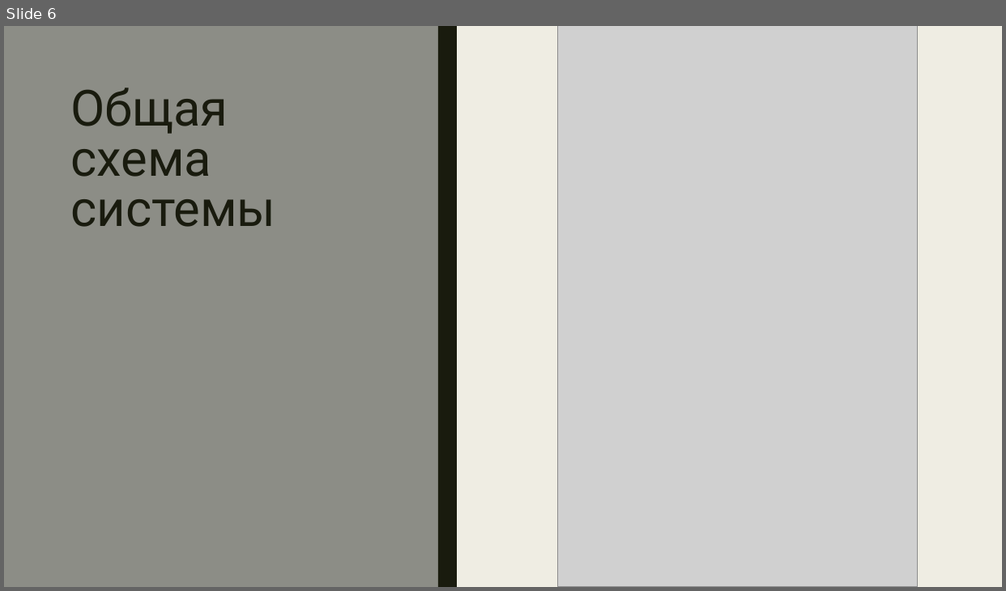
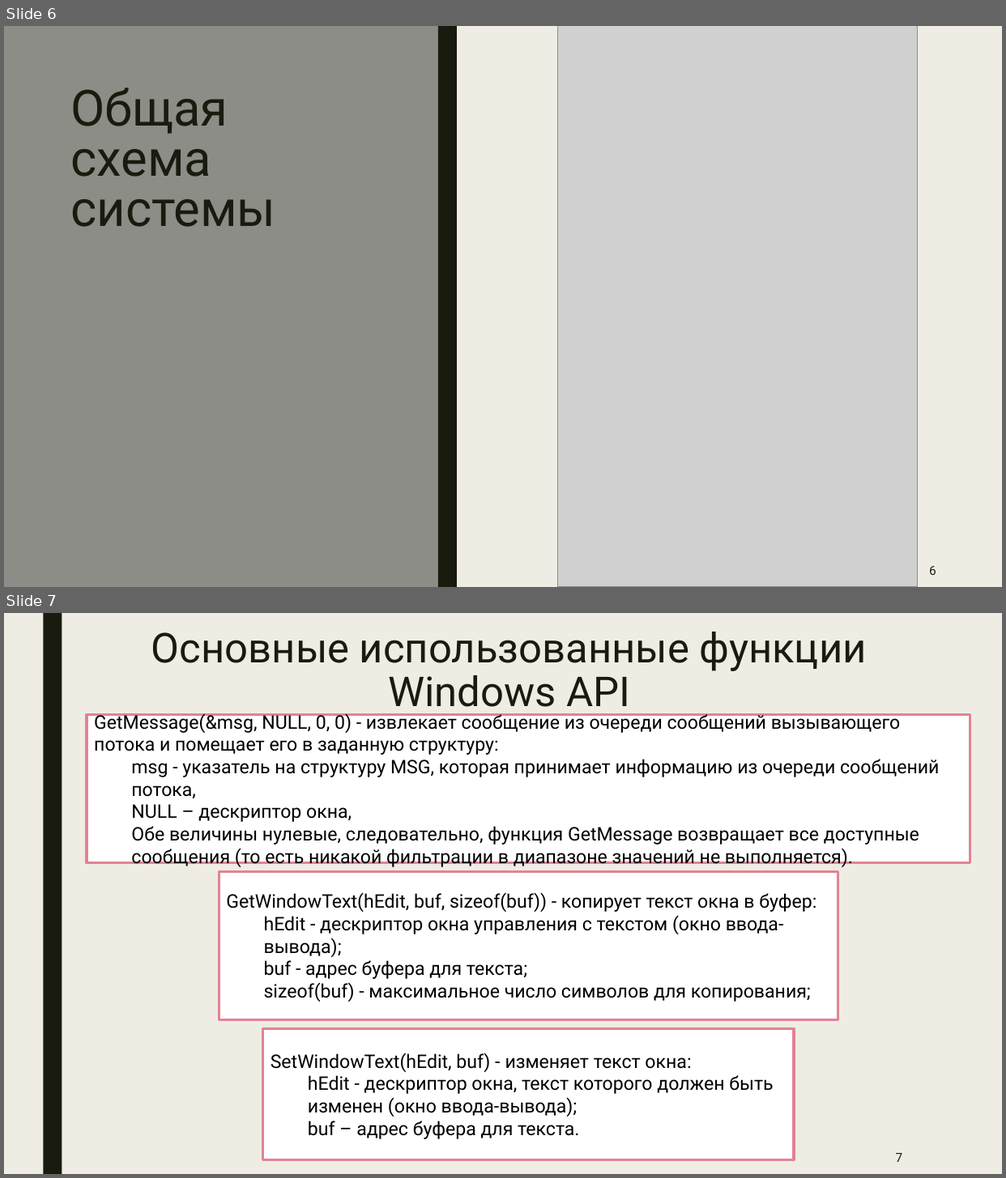
Before and after one commit to romankuz19/-, a slide deck: Презентация для защиты курсовой.pptx. Shown one above the other, each under a label of ours: slide 6 before the commit, slides 6 and 7 after it. The pictures are 1006x591 and 1006x1178 pixels, drawn with LibreOffice and Linux fonts; fonts in the diff are those of the drawing; grey boxes stand for pictures. Boxes give left, top, right and bottom in pixels: in the first picture for what was removed or moved away, otherwise in the second. Text is boxed around its words. In the diff, an @@ line names an element or a change of style, - is before the commit and + after.

```diff
--- a/Презентация для защиты курсовой.pptx
+++ b/Презентация для защиты курсовой.pptx
@@ slide 7 added at box(4, 613, 1002, 1174), background #EFEDE3 @@
@@ rectangle added at box(43, 613, 62, 1174), fill #191B0E @@
@@ title added at box(151, 632, 867, 716), 39.6 pt, text #191B0E @@
+Основные использованные функции Windows API
@@ rectangle added at box(87, 715, 970, 863), fill #FFFFFF, outline #E28394 2.75 pt, 18 pt, text #000000 @@
+GetMessage(&msg, NULL, 0, 0) - извлекает сообщение из очереди сообщений вызывающего потока и помещает его в заданную структуру:
+  msg - указатель на структуру MSG, которая принимает информацию из очереди сообщений потока,
+  NULL – дескриптор окна,
+  Обе величины нулевые, следовательно, функция GetMessage возвращает все доступные сообщения (то есть никакой фильтрации в диапазоне значений не выполняется).
@@ rectangle added at box(219, 872, 838, 1020), fill #FFFFFF, outline #E28394 2.75 pt, 18 pt, text #000000 @@
+GetWindowText(hEdit, buf, sizeof(buf)) - копирует текст окна в буфер:
+  hEdit - дескриптор окна управления с текстом (окно ввода-вывода);
+  buf - адрес буфера для текста;
+sizeof(buf) - максимальное число символов для копирования;
@@ rectangle added at box(263, 1029, 794, 1161), fill #FFFFFF, outline #E28394 2.75 pt, 18 pt, text #000000 @@
+SetWindowText(hEdit, buf) - изменяет текст окна:
+  hEdit - дескриптор окна, текст которого должен быть изменен (окно ввода-вывода);
+  buf – адрес буфера для текста.
@@ page number added at box(896, 1153, 903, 1162), 12 pt, text #191B0E @@
+7
@@ slide 6 changed as well @@
@@ page number added at box(929, 566, 936, 575), 12 pt, text #191B0E @@
+6
```
Also in this commit, not shown: 9 other slides changed, 3 slides removed, 5 other files.
